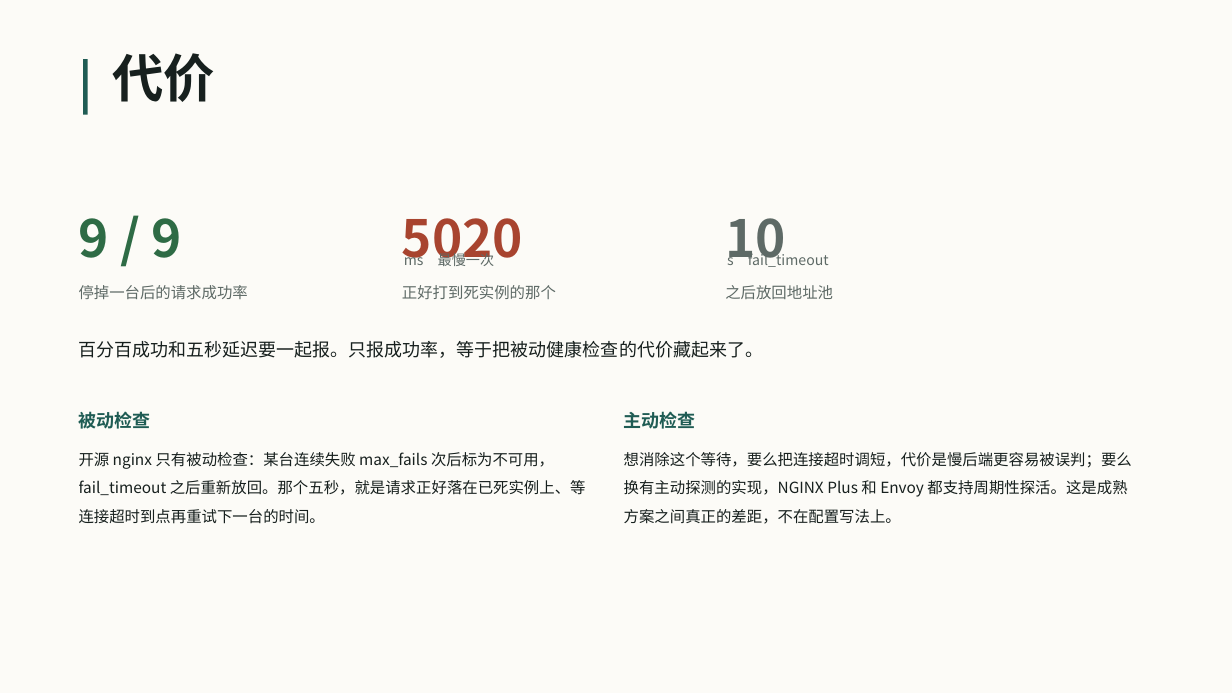
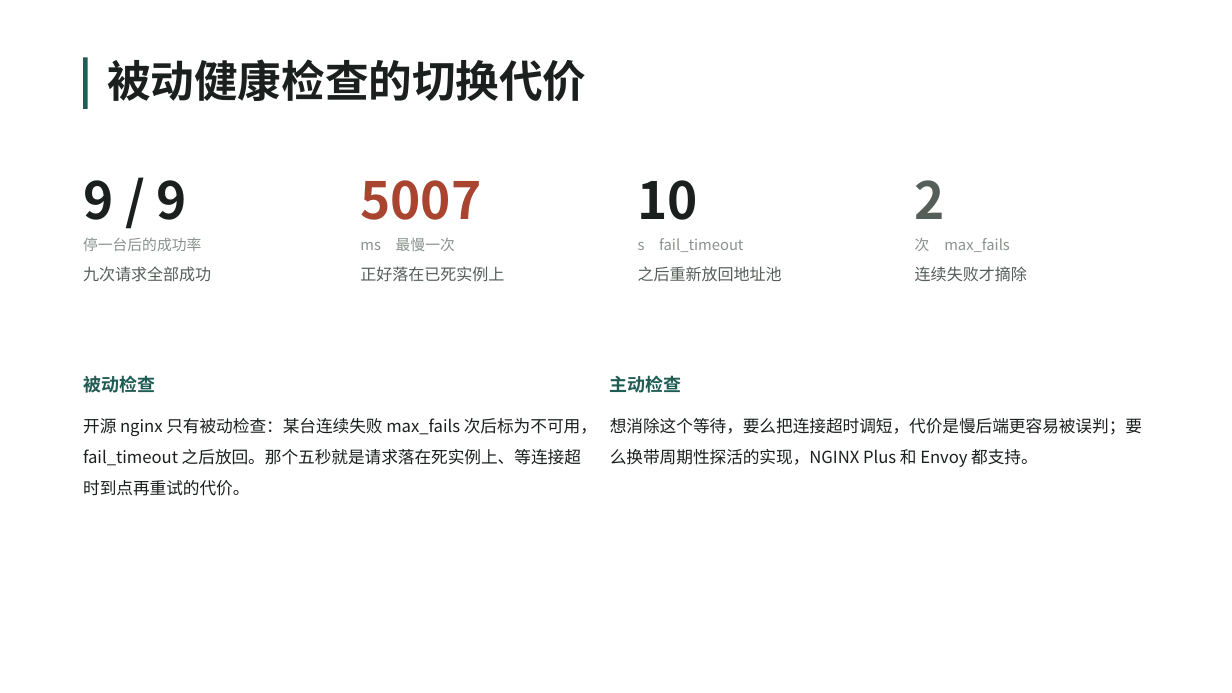
Before and after one commit to VesselPaper/symbiont, a slide deck: slide 7 of share/技术分享-应用代理与负载均衡.pptx (slide 15 before the commit). Drawn at 1232x693 pixels with LibreOffice and Linux fonts; fonts in the diff are those of the drawing; background and template pictures are left out. Boxes give left, top, right and bottom in pixels: in the first picture for what was removed or moved away, otherwise in the second. Text is boxed around its words. In the diff, an @@ line names an element or a change of style, - is before the commit and + after.

```diff
--- a/share/技术分享-应用代理与负载均衡.pptx
+++ b/share/技术分享-应用代理与负载均衡.pptx
@@ rectangle removed at (0, 0, 1232, 693) @@
@@ rectangle: place and size @@
-rectangle at (83, 59, 88, 115)
+rectangle at (83, 57, 88, 109)
@@ text at (107, 59, 586, 101): text changed; size 40 to 34 pt; text colour #17201E to #1B1F1D @@
-代价
+被动健康检查的切换代价
@@ text "9 / 9": place and size @@
-text "9 / 9" at (79, 218, 182, 258)
+text "9 / 9" at (83, 180, 187, 220)
@@ text "9 / 9" at (83, 180, 187, 220): text colour #2E6B45 to #1B1F1D; line spacing 1.35 to 1 @@
@@ text "10": place and size @@
-text "10" at (725, 218, 786, 267)
+text "10" at (638, 180, 699, 220)
@@ text "10" at (638, 180, 699, 220): text colour #5E6A66 to #1B1F1D; line spacing 1.35 to 1 @@
@@ text added at (360, 180, 481, 220), 40 pt, text #A8442F, bold @@
+5007
@@ text added at (915, 180, 945, 219), 40 pt, text #555E59, bold @@
+2
@@ text at (83, 237, 201, 251): text changed; size 12 to 11.5 pt; text colour #5E6A66 to #8A928D @@
-停掉一台后的请求成功率
+停一台后的成功率
@@ text "ms 最慢一次": place and size @@
-text "ms 最慢一次" at (404, 251, 495, 269)
+text "ms 最慢一次" at (360, 238, 455, 251)
@@ text "ms 最慢一次" at (360, 238, 455, 251): size 11 to 11.5 pt, text colour #5E6A66 to #8A928D; line spacing 1.35 to 1.4 @@
@@ text removed at (402, 218, 523, 266) @@
-5020
@@ text "s fail_timeout" at (638, 238, 743, 252): size 11 to 11.5 pt, text colour #5E6A66 to #8A928D; line spacing 1.35 to 1.4 @@
@@ text "s fail_timeout": place and size @@
-text "s fail_timeout" at (727, 251, 829, 267)
+text "s fail_timeout" at (638, 238, 743, 252)
@@ text added at (915, 238, 1010, 252), 11.5 pt, text #8A928D @@
+次 max_fails
@@ text added at (83, 266, 211, 282), 12.5 pt, text #555E59 @@
+九次请求全部成功
@@ text at (360, 266, 504, 282): text changed; size 12 to 12.5 pt; text colour #5E6A66 to #555E59 @@
-正好打到死实例的那个
+正好落在已死实例上
@@ text at (638, 266, 782, 282): text changed; size 12 to 12.5 pt; text colour #5E6A66 to #555E59 @@
-之后放回地址池
+之后重新放回地址池
@@ text added at (915, 266, 1027, 282), 12.5 pt, text #555E59 @@
+连续失败才摘除
@@ text removed at (79, 341, 764, 358) @@
-百分百成功和五秒延迟要一起报。只报成功率，等于把被动健康检查的代价藏起来了。
@@ text "被动检查": place and size @@
-text "被动检查" at (79, 411, 151, 429)
+text "被动检查" at (83, 375, 155, 393)
@@ text "被动检查" at (83, 375, 155, 393): line spacing 1.35 to 1.4 @@
@@ text "主动检查" at (610, 375, 682, 393): line spacing 1.35 to 1.4 @@
@@ text "主动检查": place and size @@
-text "主动检查" at (624, 411, 696, 429)
+text "主动检查" at (610, 375, 682, 393)
@@ text at (83, 418, 597, 496): text changed; size 12 to 13 pt; text colour #17201E to #1B1F1D @@
-开源 nginx 只有被动检查：某台连续失败 max_fails 次后标为不可用，fail_timeout 之后重新放回。那个五秒，就是请求正好落在已死实例上、等连接超时到点再重试下一台的时间。
+开源 nginx 只有被动检查：某台连续失败 max_fails 次后标为不可用，fail_timeout 之后放回。那个五秒就是请求落在死实例上、等连接超时到点再重试的代价。
@@ text at (610, 418, 1142, 467): text changed; size 12 to 13 pt; text colour #17201E to #1B1F1D @@
-想消除这个等待，要么把连接超时调短，代价是慢后端更容易被误判；要么换有主动探测的实现，NGINX Plus 和 Envoy 都支持周期性探活。这是成熟方案之间真正的差距，不在配置写法上。
+想消除这个等待，要么把连接超时调短，代价是慢后端更容易被误判；要么换带周期性探活的实现，NGINX Plus 和 Envoy 都支持。
```
Also in this commit, not shown: 12 other slides changed, 10 slides added, 7 slides removed, 4 other files.
